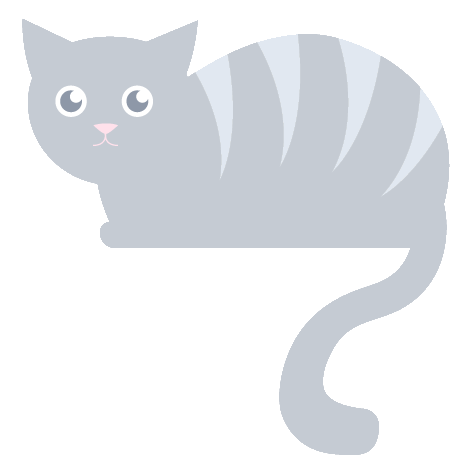
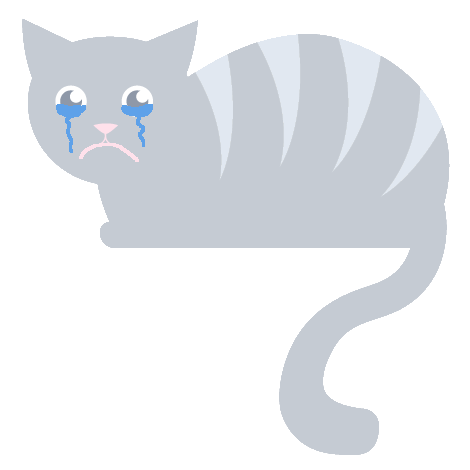
Revision of a layered 470×470 image; what changed, layer by layer:
painted on "free-cat-vector.png" over (x1=56, y1=104, x2=153, y2=162)
